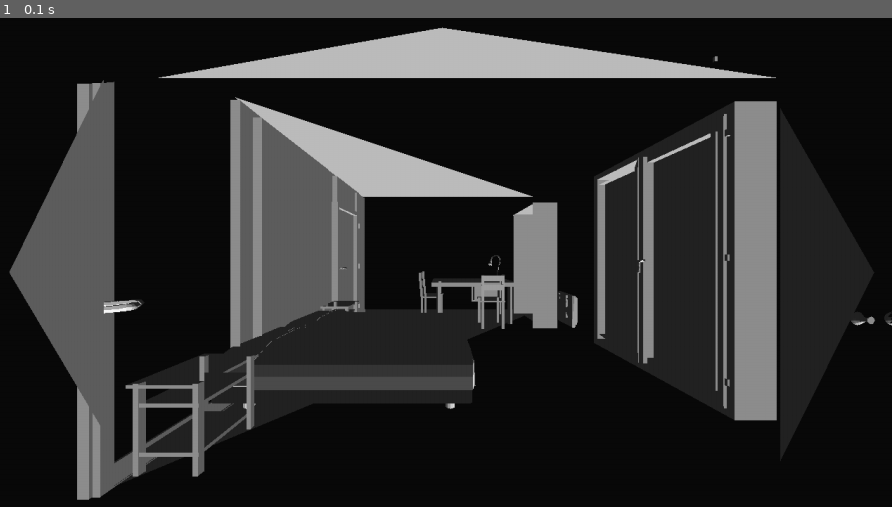
Above: before the commit, frame 1.
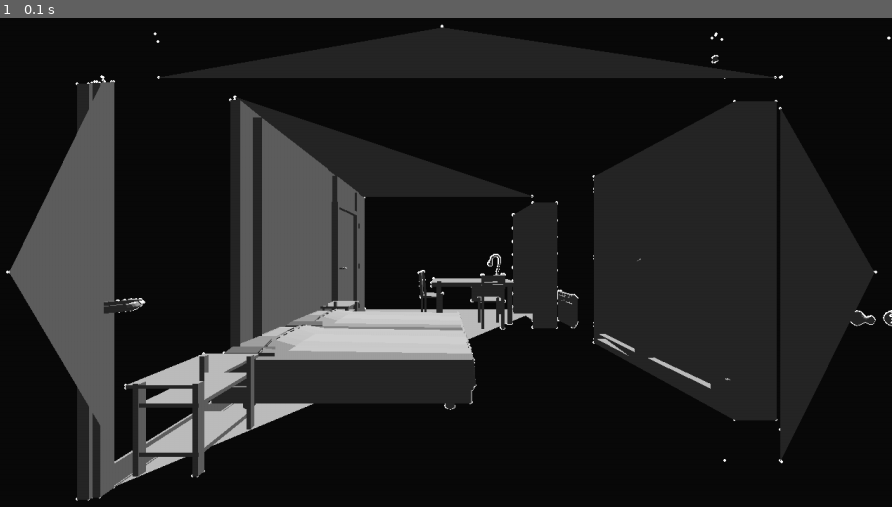
Above: after the commit, the same moment.

Repository: Niptlox/Vtuber
Game: pygame game, started from One3D.py
The game is run twice, just before and just after one commit, with the same random seed, the same clock (stepped at 60 frames per second) and the same inputs.
Inputs:
- Up to frame 1 (0.1 s): no input

The runs differ from the first frame. In frame 1, 20% of the frame differs, in the area x 0-100%, y 1-99%.

Commit message:
points in window STABLED

Diff:
--- a/3Din3D.py
+++ b/3Din3D.py
@@ -1,6 +1,6 @@
 import math
 from cmath import pi
-from typing import Tuple
+from typing import Tuple, List
 
 import numpy as np
 from pygame import Vector2
@@ -8,15 +8,17 @@
 import pygame as pg
 
 from One3D import Producer, Camera, Scene3D, create_cube, BLACK, Vector3, OBJECT_FLAG_MAP, Object3d, create_normal, \
-    convert_faces_to_lines, WHITE, RED, VertexPoint, load_object_from_fileobj, GREEN, BLUE
+    convert_faces_to_lines, WHITE, RED, VertexPoint, load_object_from_fileobj, GREEN, BLUE, create_sys_coord
 from face import Face
 from face_mesh import get_face_points, get_frame, init_cam, get_face
-from face_mesh_connections import FACEMESH_TESSELATION, FACEMESH_SURFACES, LEFT_IRIS_SURFACES, RIGHT_IRIS_SURFACES
+from face_mesh_connections import FACEMESH_TESSELATION, FACEMESH_SURFACES, LEFT_IRIS_SURFACES, RIGHT_IRIS_SURFACES, \
+    NUM_CENTER
 from face_position import face2pos, get_base, get_eyes_dist
 from main import draw_face
 
 # screen = pg.display.set_mode((780, 420))
 pi2 = pi / 2
+DEFAULT_BETWEEN_EYES = 0.20
 
 
 class WindowCamera3D(Camera):
@@ -48,23 +50,26 @@
 
 
 def convert_points(points, point0, cof=30):
-    p0x, p0y, p0z = points[0].x, points[0].y, points[0].z
-    return [(point0+(p.x-p0x, p.y-p0y, p.z-p0z))*-cof for p in points]
+    p0x, p0y, p0z = points[NUM_CENTER].x, points[NUM_CENTER].y, points[NUM_CENTER].z
+    return [(point0 + (p.x - p0x, p.y - p0y, p.z - p0z)) * -cof for p in points]
 
 
 colors = [BLUE] * len(FACEMESH_SURFACES) + [RED] * (len(LEFT_IRIS_SURFACES) * 2)
+
+DUBL = False
 
 
 def draw_face3d(scene3d: Scene3D, position, face: Face, point0, face_cof, objects):
     if not face.all_points:
         return
     surfaces = FACEMESH_SURFACES + RIGHT_IRIS_SURFACES + LEFT_IRIS_SURFACES
-    points = [p + position for p in convert_points(face.all_points, point0, cof=30/face_cof)]
+    points = [p + position for p in convert_points(face.all_points, point0, cof=30 / face_cof)]
     normals = [create_normal(vec(face.all_points[p1]), vec(face.all_points[p2]), vec(face.all_points[p3])) * 500
                for p1, p2, p3 in surfaces]
     normals = [v if v.z > 0 else -v for v in normals]
-    surfaces += surfaces
-    normals += [-v for v in normals]
+    if DUBL:
+        surfaces += surfaces
+        normals += [-v for v in normals]
     face3d = Object3d(None, (0, 0, 0), points, FACEMESH_TESSELATION, surfaces, normals=normals, colors=colors)
 
     # points_left = convert_points([face.all_points[i] for i in LEFT_IRIS_SURFACES])
@@ -73,6 +78,8 @@
     scene3d.static = [face3d]
     if objects:
         scene3d.static += objects
+
+    return points[NUM_CENTER]
 
     # face3d.show(camera, None)
 
@@ -110,9 +117,38 @@
     camera.position = camera.position + vec_speed * speed
     if keys[pg.K_0]:
         camera.position = start_position
+        camera.set_rotation(Vector3(0, 0, 0))
 
 
 start_position = Vector3(0, 118, 0)
+
+
+def draw_lines(camera: Camera, points1, points2, color=GREEN):
+    for p1 in points1:
+        if isinstance(p1, VertexPoint):
+            p1 = p1.position
+        for p2 in points2:
+            r1, r2 = camera.calc_point(Vector3(p1)), camera.calc_point(p2.global_position)
+            if r1[2] and r2[2]:
+                pg.draw.line(camera.surface, color, r1[0], r2[0], 1)
+
+
+def processing_window(camera, sys_coord: "System coord obj", point0: Vector3, objects: List[Object3d], color=BLUE):
+    for obj in objects:
+        for p_ in obj.points:
+            p = p_.global_position
+            f = abs(sys_coord.position.z - point0.z)
+            d = abs(p.z - point0.z)
+            k = f / d
+            vec = p - point0
+            np = vec * k + point0
+            res_np = camera.calc_point(np)
+            if res_np[2]:
+                if sys_coord.position.x <= np.x <= (sys_coord.position.x + sys_coord.x_length) and \
+                        sys_coord.position.y <= np.y <= (sys_coord.position.y + sys_coord.y_length):
+                    pg.draw.circle(camera.surface, color, res_np[0], 3)
+                # else:
+                #     pg.draw.circle(camera.surface, RED, res_np[0], 3)
 
 
 
@@ -124,30 +160,33 @@
     running = True
 
     # obj = load_object_from_fileobj(None, (0, 10, 0), "bedroom0.obj", scale=1)
-    obj = load_object_from_fileobj(None, (0, 0, 15), "bedroom1.obj", scale=1)
+    room = load_object_from_fileobj(None, (0, 0, 15), "bedroom1.obj", scale=1)
     tab = load_object_from_fileobj(None, (0, 0, 15), "table.obj", scale=1, color=RED)
     # obj = VertexPoint(None, (0, -5, 0))
-    cube_w = create_cube(None, Vector3(0, 0, 0), 1, color=GREEN)
-    objects = [obj, tab, cube_w]
+    cube_w = create_cube(None, Vector3(0, 0, 0), 10, color=GREEN)
+    sys3d = create_sys_coord(None, Vector3(-30, 100, 15), (60, 34, 10), 1)
     scene3d = Scene3D()
-    scene3d.add_static(objects)
+    scene3d.add_static([room, tab, sys3d, cube_w])
+    objects = list(scene3d.static)
     camera3d = Camera(None, scene3d, screen, Vector3(start_position), Vector3(0, 0, 0), background=(10, 10, 10))
     camera3d_ = WindowCamera3D(None, scene3d, screen, Vector3(start_position), Vector3(0, 0, 0), background=None, a=0)
-    obj = create_cube(camera3d_, (0, -0, 0), 10, color=GREEN)
+    # obj = create_cube(camera3d_, (0, -0, 0), 10, color=GREEN)
 
     producer = Producer()
     producer.add_camera(camera3d)
-    # producer.add_camera(camera3d_)
+    producer.add_camera(camera3d_)
 
     cam = init_cam(0)
     base_point, base_dist_eyes = get_base(get_face_points(get_frame(cam)))
-
+    if DEFAULT_BETWEEN_EYES:
+        base_dist_eyes = DEFAULT_BETWEEN_EYES
     vec0 = pg.Vector2(100, 100)
     vec1 = pg.Vector2(0, 50)
 
     clock = pg.time.Clock()
 
     while running:
+        screen.fill((0,0,0))
         elaps = clock.tick(60)
         # print(clock.get_fps())
         update_keys(camera3d, elaps)
@@ -158,16 +197,19 @@
         if face.all_points:
             angle, pos0, face_cof = face2pos(face.all_points, base_point, base_dist_eyes, in_degrees=False)
             eyes_dist = get_eyes_dist(face.all_points)
-            print("e", pos0)
+            # print("e", pos0)
             # obj.set_rotation(Vector3(((angle[0] - pi2), -(angle[1] - pi2), 0)))
             # print(x_angle, -(x_angle - pi / 2))
             # a = [p.z for p in face.all_points]
             # print(sum(a)/len(a), min(a), max(a))
-            draw_face3d(scene3d, pos0 + start_position, face, pos0, face_cof, objects)
+            lob = draw_face3d(scene3d, pos0 + start_position, face, pos0, face_cof, objects)
         camera3d_.eye_position = Vector3(-pos0.x * 100, -pos0.y * 100, camera3d_.eye_position.z)
-        cube_w.position = camera3d_.get_window_pos()
+        # cube_w.position = camera3d_.get_window_pos()
         # print(camera3d_.eye_position)
         producer.show()
+
+        draw_lines(camera3d, [lob], room.points)
+        processing_window(camera3d, sys3d, Vector3(lob), [room, tab], )
 
         # draw_face(screen, face)
 
--- a/One3D.py
+++ b/One3D.py
@@ -10,7 +10,7 @@
 
 NUMPY_POINT = False
 
-SHOW_EDGES = False
+SHOW_EDGES = True
 SHOW_POINTS = False
 SHOW_POINTS |= SHOW_EDGES
 SHOW_POLYGONS = True
@@ -19,6 +19,7 @@
 
 NORMAL_COF = 15
 MIN_LIGHT = 35
+MIN_LIGHT_ = 0.15
 
 ## изменяется при переходе к следующему состоянию сцены
 ## равен сумме
@@ -651,11 +652,11 @@
 
 
 def get_color_of_light(color, light):
-    return max(MIN_LIGHT, min(255, color[0] * light)), max(MIN_LIGHT, min(255, color[1] * light)), \
-        max(MIN_LIGHT, min(255, color[2] * light))
-
-
-DEF_LAMPS = [Vector3(-0.5, 1, 0.75).normalize()]
+    return max(color[0]*MIN_LIGHT_, min(255, color[0] * light)), max(color[1]*MIN_LIGHT_, min(255, color[1] * light)), \
+        max(color[2]*MIN_LIGHT_, min(255, color[2] * light))
+
+
+DEF_LAMPS = [Vector3(-0.5, -1, -0.75).normalize()]
 
 
 def get_light_of_lamps(surface_normal, lamps):
@@ -811,7 +812,8 @@
 
 
 class Object3d(None3D):
-    def __init__(self, owner, position, points_lst, edges, faces=[], normals=[], rotation=(0, 0, 0), flag=0, colors=[]):
+    def __init__(self, owner, position, points_lst=(), edges=(), faces=(), normals=(), rotation=(0, 0, 0), flag=0,
+                 colors=[]):
         super().__init__(owner, Vector3(position), flag)
         self.color = WHITE
         self._global_position = Vector3(position)
@@ -821,7 +823,7 @@
         self.max_radius2 = max(
             [(self.position - pnt.position).length_squared() for pnt in self.points]) if self.points else 0
         self.ext_points = []
-        self.edges = edges
+        self.edges = list(edges)
         self.faces = list(faces)
         self.normals = list(normals)
 
@@ -1023,7 +1025,7 @@
     return create_box(owner, position, (size, size, size), flag, color=color)
 
 
-def create_box(owner, position, size3, flag=0, color=WHITE):
+def create_box(owner, position, size3, flag=0, color=WHITE, no_faces=False):
     hx, hy, hz = (Vector3(size3) / 2).xyz
     if flag & OBJECT_FLAG_MAP:
         x, y, z = Vector3(position).xyz
@@ -1040,20 +1042,27 @@
         (x + hx, y - hy, z + hz),
         (x, y, z), ]
 
-    if color is None:
-        faces = [(0, 1, 2, 3), (7, 6, 5, 4), (0, 4, 5, 1), (1, 2, 6, 5), (3, 2, 6, 7), (0, 3, 7, 4)]
-        colors = [color] * len(faces)
-        edges = convert_faces_to_lines(faces)
-    else:
+    faces = [(0, 1, 2, 3), (7, 6, 5, 4), (0, 4, 5, 1), (1, 2, 6, 5), (3, 2, 6, 7), (0, 3, 7, 4)]
+    colors = [color] * len(faces)
+    edges = [(0, 1), (1, 2), (2, 3), (3, 0), (7, 6), (6, 5), (5, 4), (4, 7)]
+    if no_faces:
         faces = []
-        colors = []
-        edges = [(0, 1), (1, 2), (2, 3), (3, 0),
-                 (7, 6), (6, 5), (5, 4), (4, 7), ]
     normals = [(0, 1, 0), (0, -1, 0), (-1, 0, 0), (0, 0, -1), (1, 0, 0), (0, 0, 1)]
     # faces = [(1, 2, 6, 5)]
     # normals = [(0, 0, -1)]
 
     return Object3d(owner, position, points3, edges, faces, normals, flag=flag, colors=colors)
+
+
+def create_sys_coord(owner, position, length, width, colors=(RED, GREEN, BLUE)):
+    obj = Object3d(owner, position)
+    if isinstance(length, (float, int)):
+        length = length, length, length
+    box_x = create_box(obj, Vector3(length[0] / 2, 0, 0), Vector3(length[0], width, width), color=colors[0])
+    box_y = create_box(obj, Vector3(0, length[1] / 2, 0), Vector3(width, length[1], width), color=colors[1])
+    box_z = create_box(obj, Vector3(0, 0, length[2] / 2), Vector3(width, width, length[2]), color=colors[2])
+    obj.x_length, obj.y_length, obj.z_length = length
+    return obj
 
 
 def open_file_obj(path, scale=1, _convert_faces_to_lines=False, ):
@@ -1130,12 +1139,15 @@
         self.static: List[Object3d] = []
         self.lamps = []
 
-    def add_static(self, obj: Object3d|List[Object3d]):
+    def add_static(self, obj: Object3d | List[Object3d], auto_add_children=True):
         if isinstance(obj, (list, tuple)):
             for obj_ in obj:
-                self.static.append(obj_)
+                self.add_static(obj_)
         else:
             self.static.append(obj)
+            if auto_add_children and obj.children:
+                for obj_ in obj.children:
+                    self.add_static(obj_)
 
     def show(self, camera):
         for obj in self.static:
--- a/face_mesh.py
+++ b/face_mesh.py
@@ -193,7 +193,7 @@
 
     if all_points:
         for i, p in enumerate(all_points):
-            if i in arrrrr:
+            if i in arrrrr or 1:
                 pos = int(p.x * width), int(p.y * height)
                 cv2.circle(frame, pos, 1, (0, 0, 0), 2)
                 cv2.putText(frame, str(i), pos, 0, 0.3, (0, 200, 0))
@@ -209,7 +209,7 @@
 
 if __name__ == '__main__':
     DEBUG_CAM_IS_IMG = 0
-    TYP = 0
+    TYP = 1
     t = time.time()
     cam = init_cam(0)
     if TYP == 0:
--- a/face_mesh_connections.py
+++ b/face_mesh_connections.py
@@ -15,6 +15,7 @@
 from collections import defaultdict
 
 NUM_TOP = 10
+NUM_CENTER = 8
 NUM_BOTTOM = 152
 NUM_LEFT_EYE_TOP = 386
 NUM_LEFT_EYE_BOTTOM = 374
--- a/face_position.py
+++ b/face_position.py
@@ -5,7 +5,7 @@
 from face import Face
 from numpy import arccos, pi
 
-from face_mesh_connections import NUM_LEFT_EYE, NUM_RIGHT_EYE
+from face_mesh_connections import NUM_LEFT_EYE, NUM_RIGHT_EYE, NUM_CENTER
 
 DEFAULT_DIST_TO_FACE = 50/10
 
@@ -38,4 +38,4 @@
 
 def get_base(all_points) -> Tuple[Vector3, float]:
     # return Vector3(0.5,0.5,0.5)
-    return Vector3(all_points[0].x, all_points[0].y, 0.5), get_eyes_dist(all_points)
+    return Vector3(all_points[NUM_CENTER].x, all_points[NUM_CENTER].y, 0.5), get_eyes_dist(all_points)
--- a/у.py
+++ /dev/null
@@ -1,4 +0,0 @@
-import One3D
-help(One3D)
-# with open("One3D.txt", "w") as f:
-#     f.write(One3D.__doc__)
